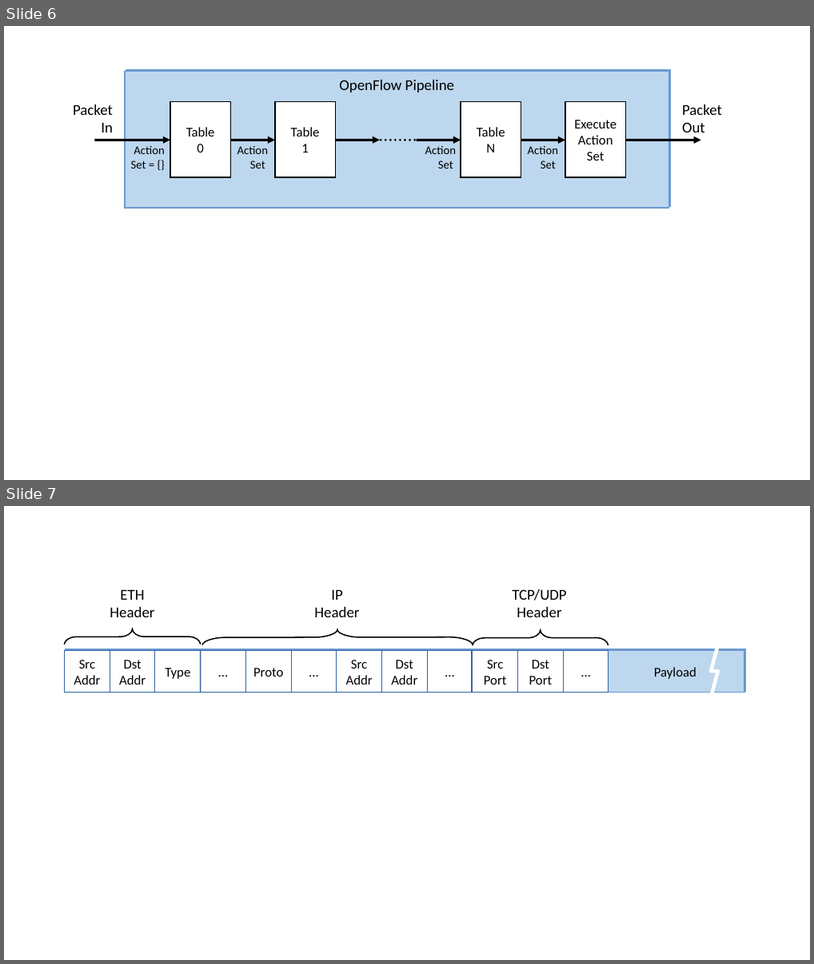
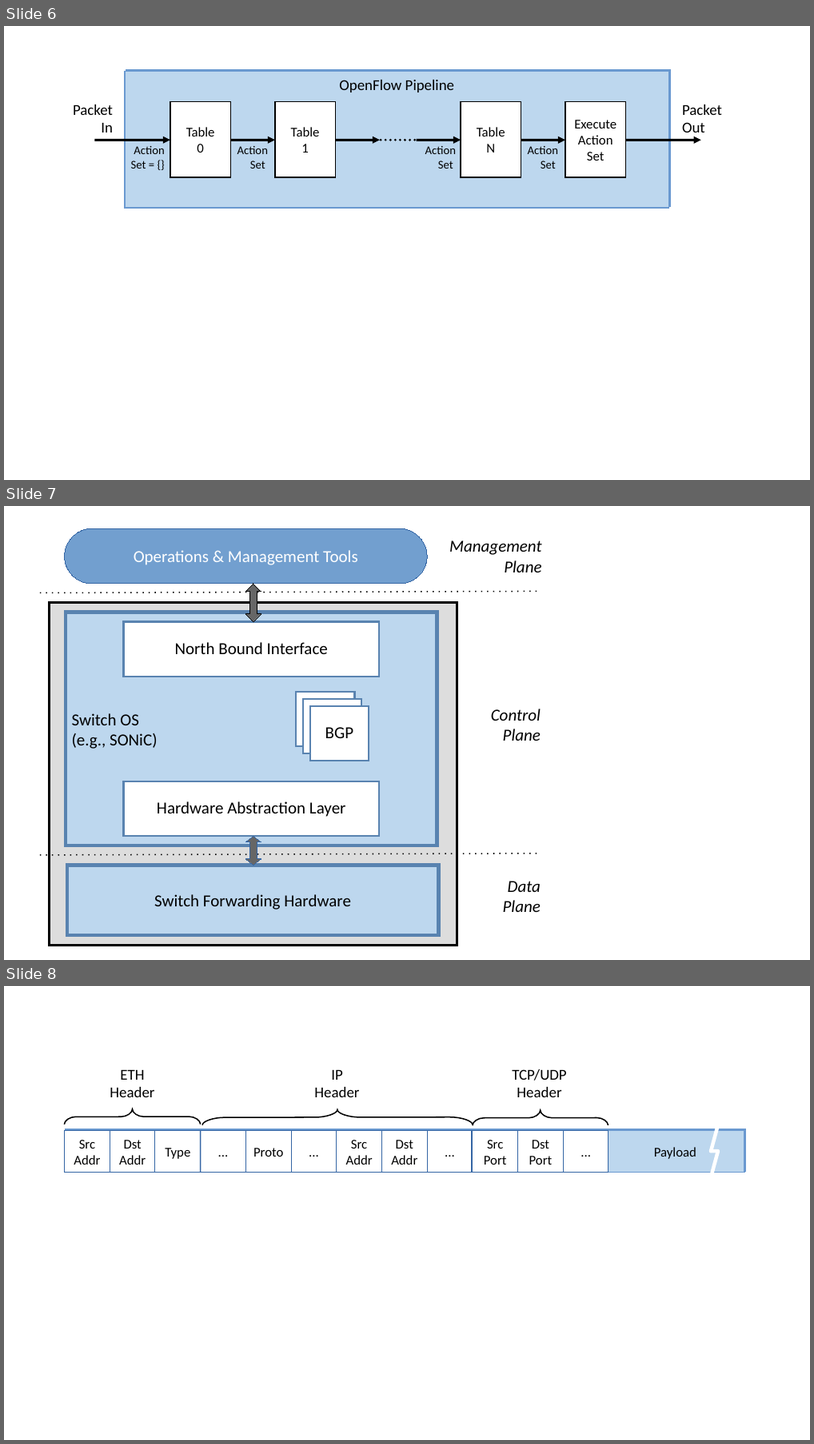
Before and after one commit to SystemsApproach/7E, a slide deck: technology/figures/technology.odp. Shown one above the other, each under a label of ours: slides 6 and 7 before the commit, slides 6, 7 and 8 after it. The pictures are 814x964 and 814x1444 pixels, drawn with LibreOffice and Linux fonts; fonts in the diff are those of the drawing. Boxes give left, top, right and bottom in pixels: in the first picture for what was removed or moved away, otherwise in the second. Text is boxed around its words. In the diff, an @@ line names an element or a change of style, - is before the commit and + after.

Commit message:
switch os section

```diff
--- a/technology/figures/technology.odp
+++ b/technology/figures/technology.odp
@@ slide 7 added at [4,506,810,960], background #FFFFFF @@
@@ rounded rectangle added at [65,528,427,584], fill #729FCF, outline #3465A4 0 pt, 20 pt, text #FFFFFF @@
+Operations & Management Tools
@@ text added at [450,540,542,572], 20 pt, text #000000, italic @@
+Management
+Plane
@@ line added from (40, 593) to (538, 592), #000000 1.45 pt @@
@@ up down arrow added at [246,584,261,621], fill #666666, outline #000000 0 pt @@
@@ rectangle added at [50,602,458,944], fill #DDDDDD, outline #000000 2.89 pt @@
@@ freeform shape added at [66,612,437,845], fill #BDD7EE, outline #5983B0 4.51 pt, 20 pt, text #000000 @@
+Switch OS
+(e.g., SONiC)
@@ freeform shape added at [124,621,380,676], fill #FFFFFF, outline #5983B0 2.24 pt, 20 pt, text #000000 @@
+North Bound Interface
@@ freeform shape added at [296,692,355,747], fill #FFFFFF, outline #5983B0 2.24 pt, 20 pt, text #000000 @@
+BGP
@@ freeform shape added at [303,699,362,754], fill #FFFFFF, outline #5983B0 2.24 pt, 20 pt, text #000000 @@
+BGP
@@ freeform shape added at [310,706,369,760], fill #FFFFFF, outline #5983B0 2.24 pt, 20 pt, text #000000 @@
+BGP
@@ text added at [491,708,541,740], 20 pt, text #000000, italic @@
+Control
+Plane
@@ freeform shape added at [124,781,380,836], fill #FFFFFF, outline #5983B0 2.24 pt, 20 pt, text #000000 @@
+Hardware Abstraction Layer
@@ up down arrow added at [246,836,261,864], fill #666666, outline #3465A4 0 pt @@
@@ line added from (40, 855) to (538, 853), #000000 1.45 pt @@
@@ freeform shape added at [67,864,438,935], fill #BDD7EE, outline #5983B0 4.51 pt, 20 pt, text #000000 @@
+Switch Forwarding Hardware
@@ text added at [503,880,541,912], 20 pt, text #000000, italic @@
+Data
+Plane
@@ what was slide 7 is now slide 8 @@
```
Also in this commit, not shown: 4 other files.
